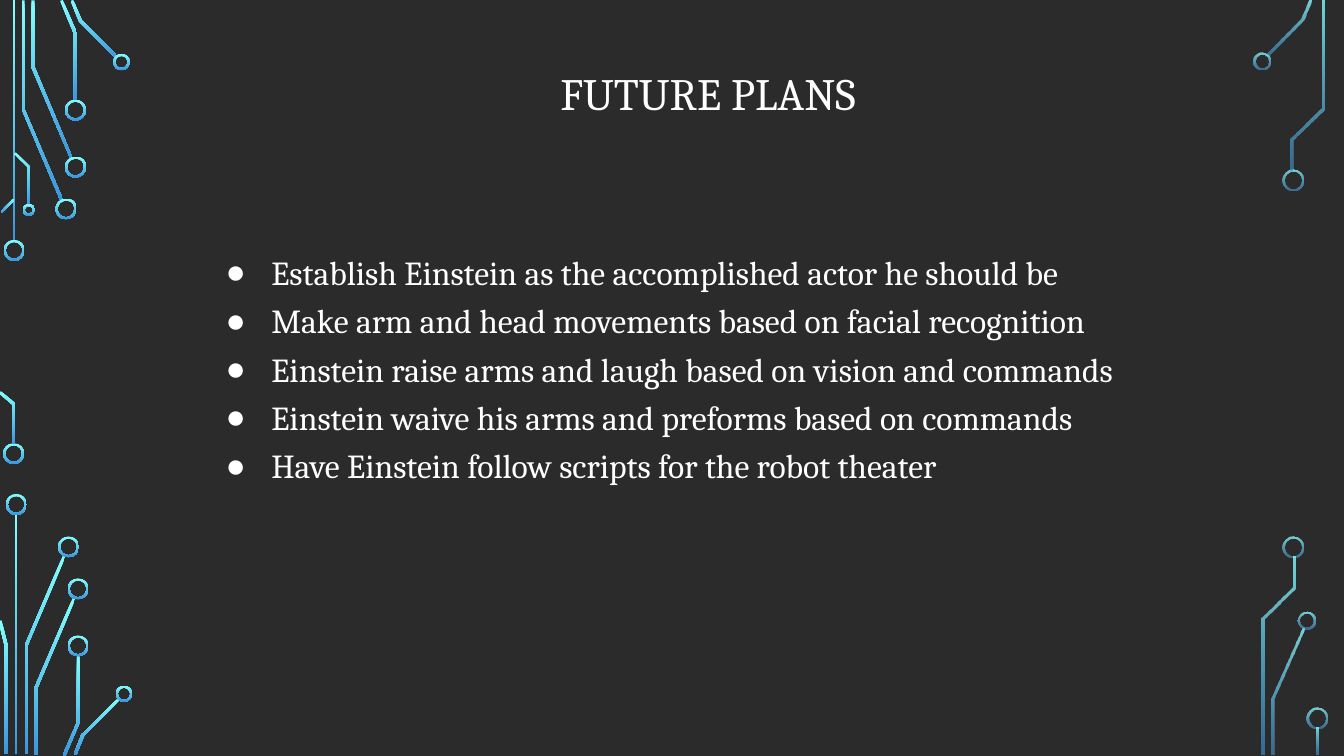
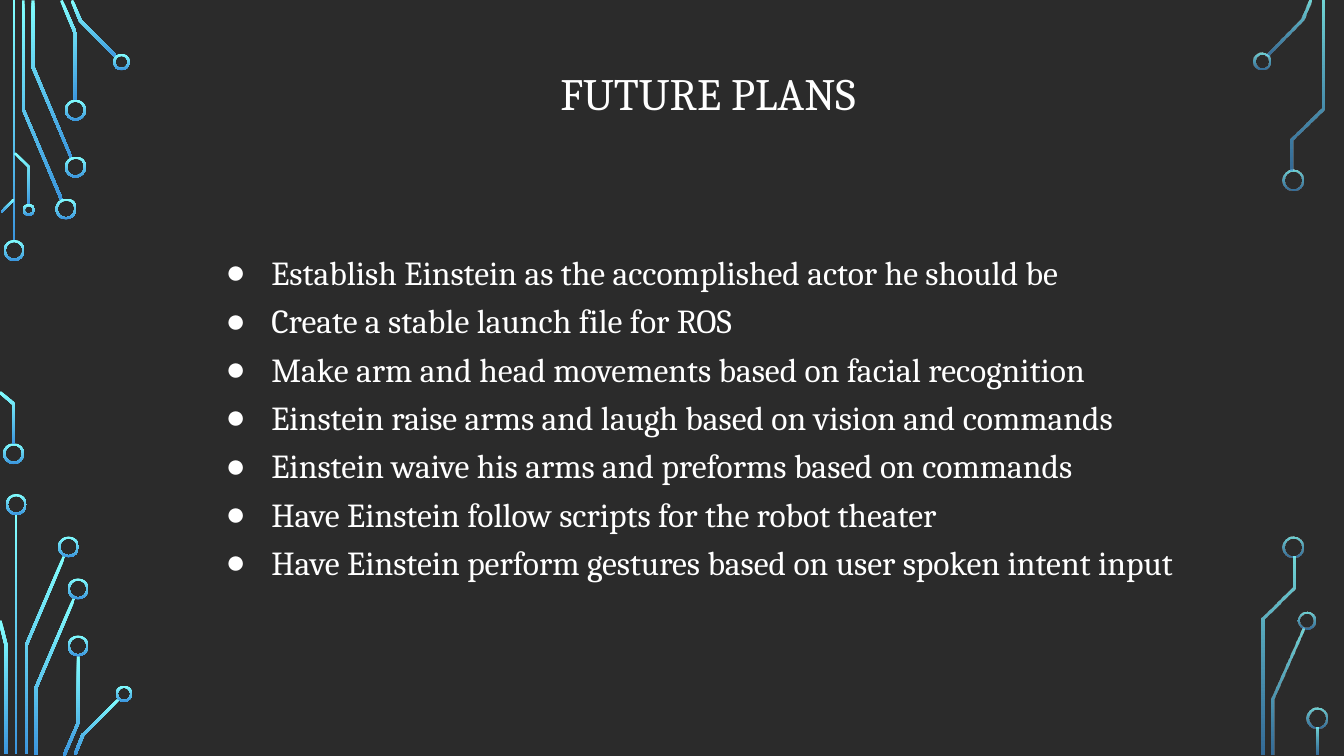
Before and after one commit to DrFoz/ECE478, a slide deck: slide 8 of ECE478_Einstein_Turtlebot_Team6_Project_1/Einstein_Turtlebot_Presentaion.pptx (slide 9 before the commit). Drawn at 1344x756 pixels with LibreOffice and Linux fonts; fonts in the diff are those of the drawing; background and template pictures are left out; a plain dark background stands for a picture behind light text. Boxes give left, top, right and bottom in pixels: in the first picture for what was removed or moved away, otherwise in the second. Text is boxed around its words. In the diff, an @@ line names an element or a change of style, - is before the commit and + after.

```diff
--- a/ECE478_Einstein_Turtlebot_Team6_Project_1/Einstein_Turtlebot_Presentaion.pptx
+++ b/ECE478_Einstein_Turtlebot_Team6_Project_1/Einstein_Turtlebot_Presentaion.pptx
@@ text at (271, 309, 732, 334): paragraph added @@
+● Create a stable launch file for ROS
@@ text at (271, 551, 1173, 583): paragraph added @@
+● Have Einstein perform gestures based on user spoken intent input
```
Also in this commit, not shown: 3 other slides changed, 1 slide removed.
